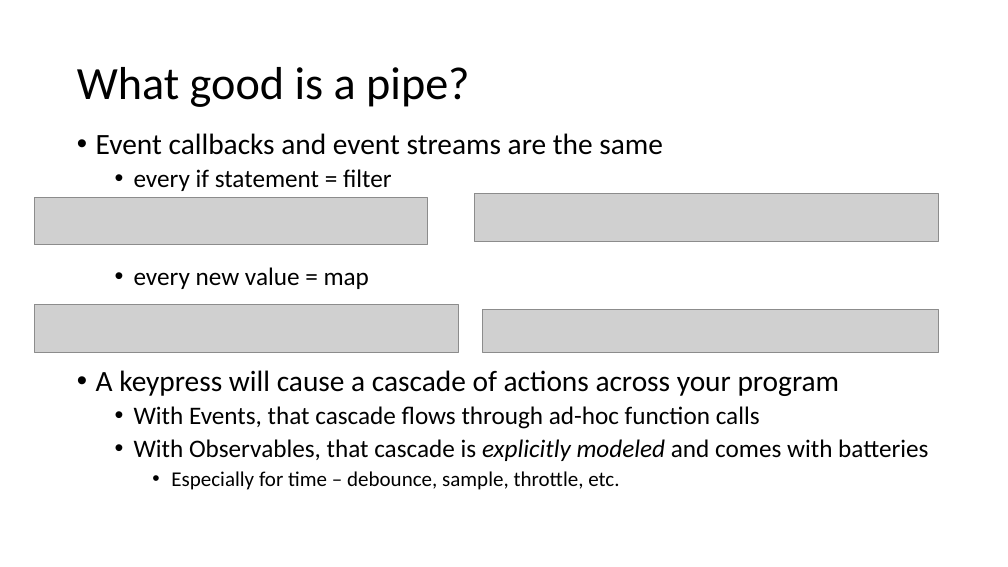
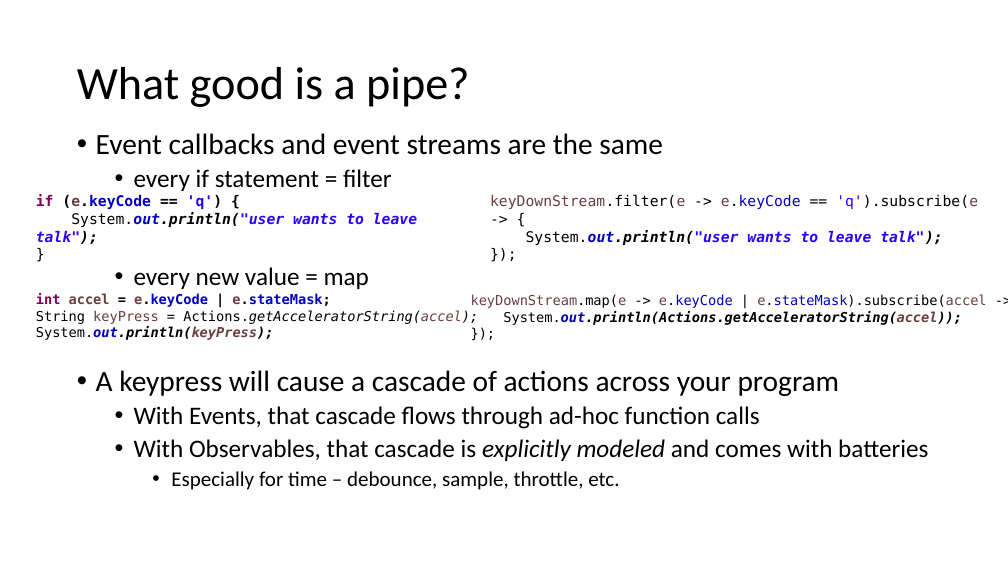
Before and after one commit to diffplug/rxjava-and-swt, a slide deck: slide 5 of RxJava and SWT.pptx (slide 4 before the commit). Drawn at 1008x567 pixels with LibreOffice and Linux fonts; fonts in the diff are those of the drawing; grey boxes stand for pictures. Boxes give left, top, right and bottom in pixels: in the first picture for what was removed or moved away, otherwise in the second. Text is boxed around its words. In the diff, an @@ line names an element or a change of style, - is before the commit and + after.

```diff
--- a/RxJava and SWT.pptx
+++ b/RxJava and SWT.pptx
@@ picture removed at [34,197,427,244] @@
@@ text added at [36,194,417,244], 14 pt, text #000000, bold, italic @@
+if (e.keyCode == 'q') {
+System.out.println("user wants to leave talk");
+}
@@ picture removed at [475,194,939,240] @@
@@ text added at [490,194,978,245], 14 pt, text #000000 @@
+keyDownStream.filter(e -> e.keyCode == 'q').subscribe(e -> {
+System.out.println("user wants to leave talk");
+});
@@ text added at [36,293,478,340], 13 pt, text #000000 @@
+int accel = e.keyCode | e.stateMask;
+String keyPress = Actions.getAcceleratorString(accel);
+System.out.println(keyPress);
@@ text added at [471,294,986,325], 13 pt, text #000000 @@
+keyDownStream.map(e -> e.keyCode | e.stateMask).subscribe(accel -> {
+System.out.println(Actions.getAcceleratorString(accel));
+});
@@ picture removed at [34,305,458,352] @@
@@ picture removed at [482,309,938,352] @@
```
Also in this commit, not shown: 6 other slides changed, 11 slides added, 1 slide removed.
